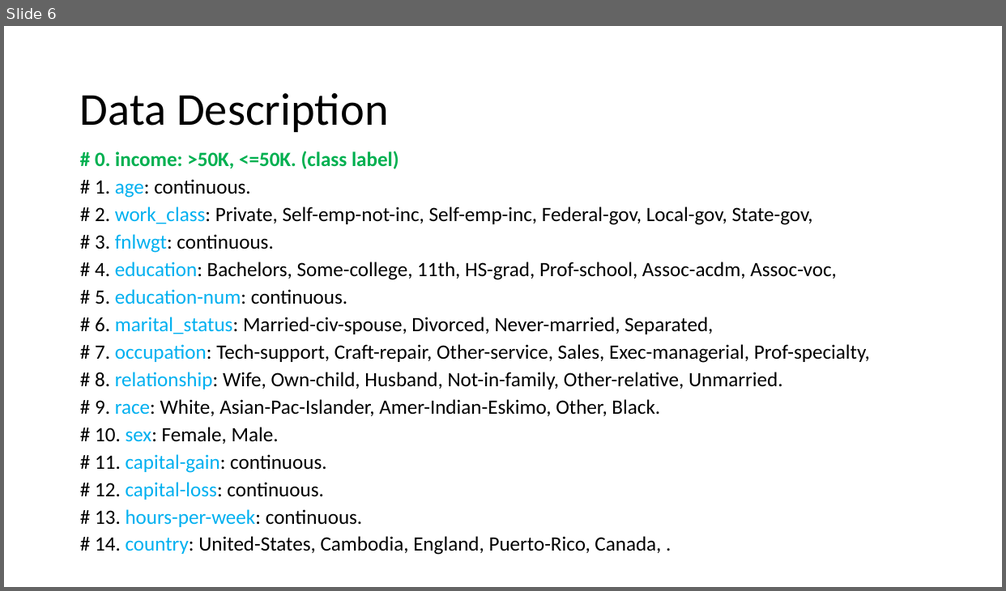
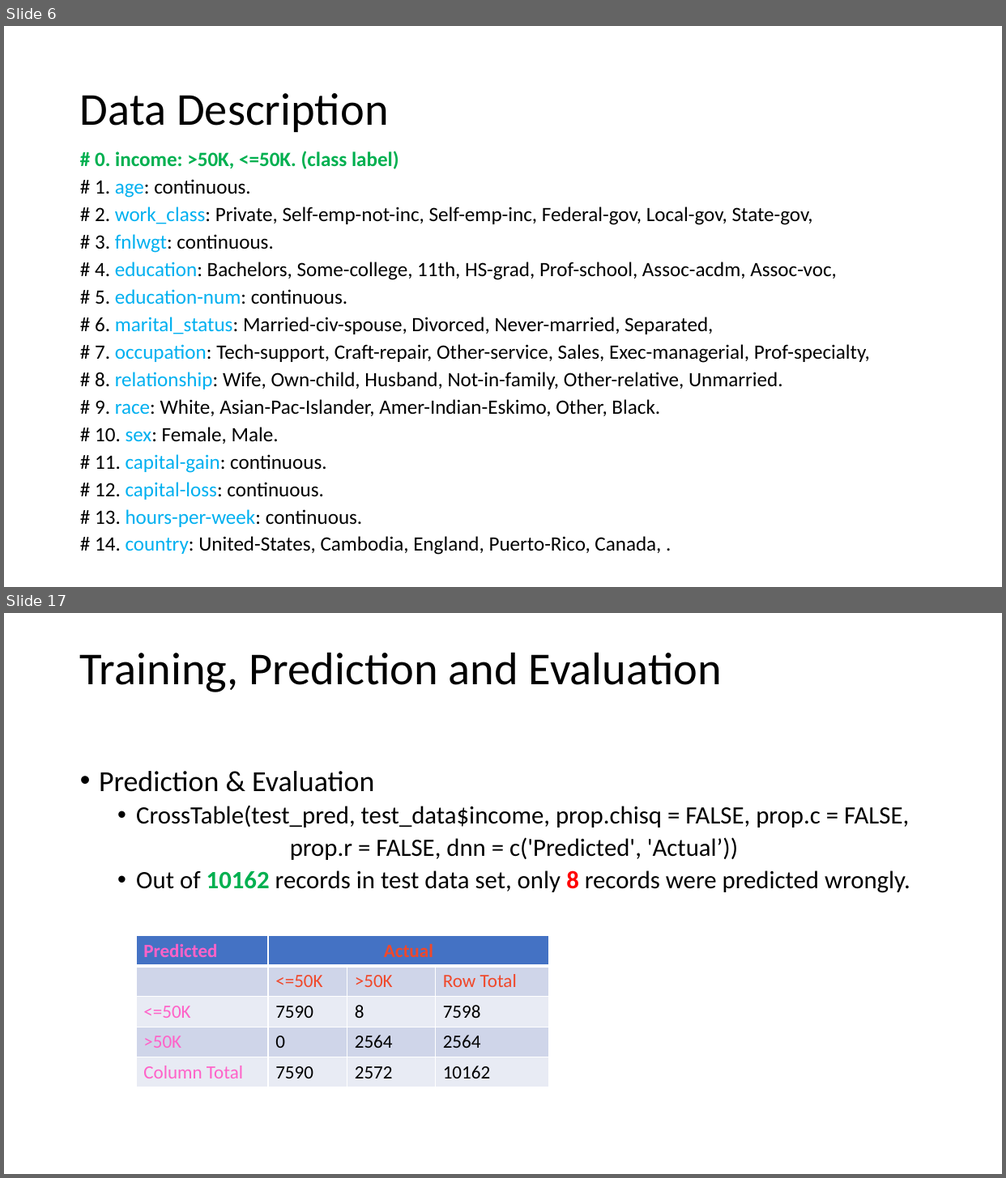
Before and after one commit to lifengzhi/msa_mh8101_or1_lp, a slide deck: mh8111_assignment/NaiveBayes.pptx. Shown one above the other, each under a label of ours: slide 6 before the commit, slides 6 and 17 after it; the slides between them are not shown. The pictures are 1006x591 and 1006x1178 pixels, drawn with LibreOffice and Linux fonts; fonts in the diff are those of the drawing. Boxes give left, top, right and bottom in pixels: in the first picture for what was removed or moved away, otherwise in the second. Text is boxed around its words. In the diff, an @@ line names an element or a change of style, - is before the commit and + after.

```diff
--- a/mh8111_assignment/NaiveBayes.pptx
+++ b/mh8111_assignment/NaiveBayes.pptx
@@ slide 17 added at [4,613,1002,1174], background #FFFFFF @@
@@ title added at [80,652,722,692], 44 pt, text #000000 @@
+Training, Prediction and Evaluation
@@ text added at [99,771,910,893], 24 pt, text #000000 @@
+• Prediction & Evaluation
+  • CrossTable(test_pred, test_data$income, prop.chisq = FALSE, prop.c = FALSE,
+  prop.r = FALSE, dnn = c('Predicted', 'Actual’))
+  • Out of 10162 records in test data set, only 8 records were predicted wrongly.
@@ table added at [137,935,550,1088], 5 rows, 4 columns @@
+Predicted | Actual |  | 
+ | <=50K | >50K | Row Total
+<=50K | 7590 | 8 | 7598
+>50K | 0 | 2564 | 2564
+Column Total | 7590 | 2572 | 10162
```
Also in this commit, not shown: 6 slides changed, 8 other slides added, 10 slides removed.
